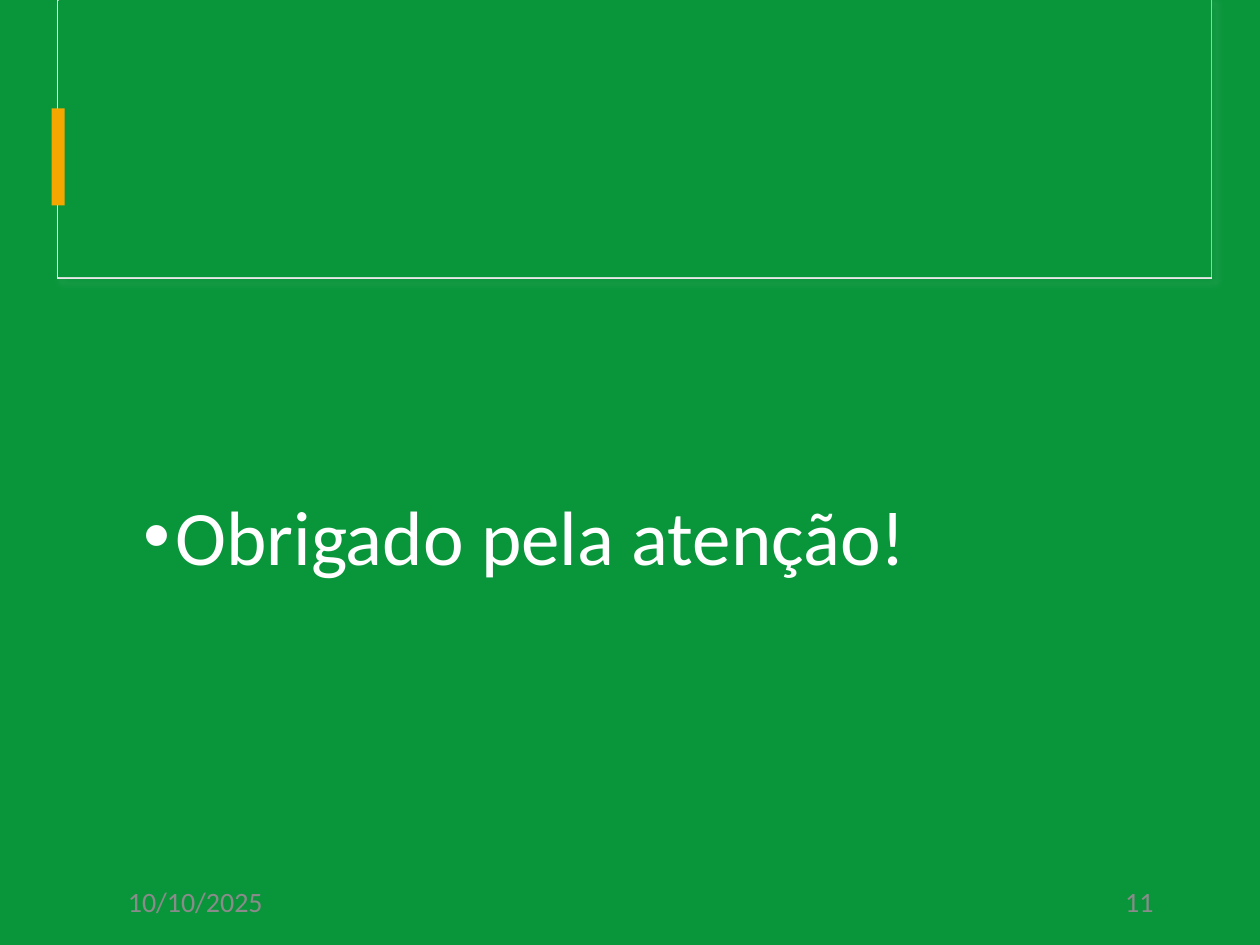
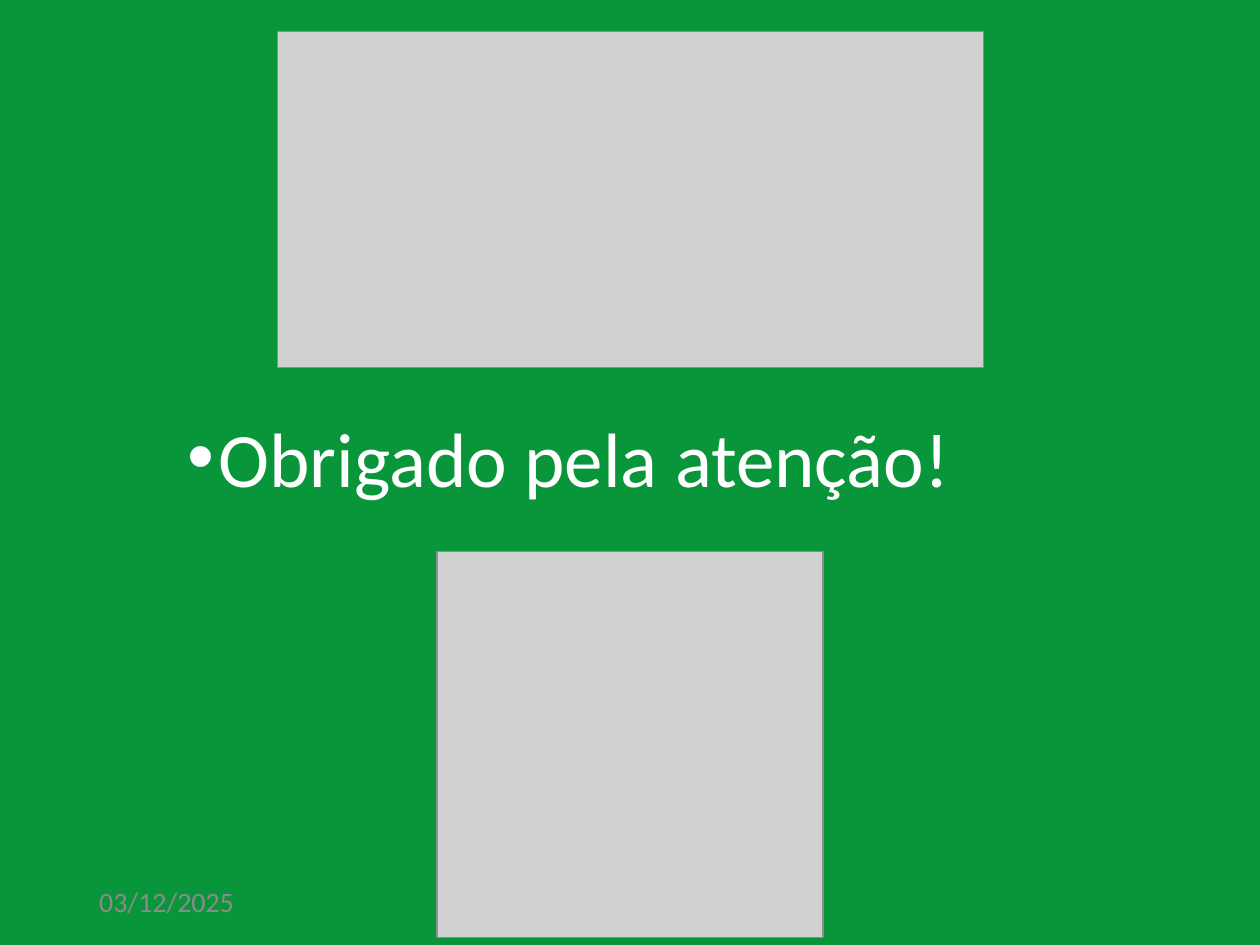
Before and after one commit to Rafael-Silva-Natal/IFRN_apresentacoes, a slide deck: slide 12 of Downloads/Seminario_Interativo_Cascudo.pptx (slide 11 before the commit). Drawn at 1260x945 pixels with LibreOffice and Linux fonts; fonts in the diff are those of the drawing; grey boxes stand for pictures. Boxes give left, top, right and bottom in pixels: in the first picture for what was removed or moved away, otherwise in the second. Text is boxed around its words. In the diff, an @@ line names an element or a change of style, - is before the commit and + after.

```diff
--- a/Downloads/Seminario_Interativo_Cascudo.pptx
+++ b/Downloads/Seminario_Interativo_Cascudo.pptx
@@ rectangle removed at (x1=58, y1=0, x2=1212, y2=278) @@
@@ rectangle removed at (x1=59, y1=0, x2=1212, y2=277) @@
@@ picture added at (x1=277, y1=32, x2=983, y2=368) @@
@@ rectangle removed at (x1=52, y1=108, x2=64, y2=205) @@
@@ text "Obrigado pela atenção!" moved from (x1=175, y1=511, x2=906, y2=579) to (x1=219, y1=433, x2=949, y2=501) @@
@@ picture added at (x1=437, y1=552, x2=823, y2=937) @@
@@ text at (x1=99, y1=892, x2=234, y2=913): text changed @@
-10/10/2025
+03/12/2025
@@ page number removed at (x1=1125, y1=894, x2=1153, y2=912) @@
-11
```
Also in this commit, not shown: 10 other slides changed, 1 slide added, 2 other files.
